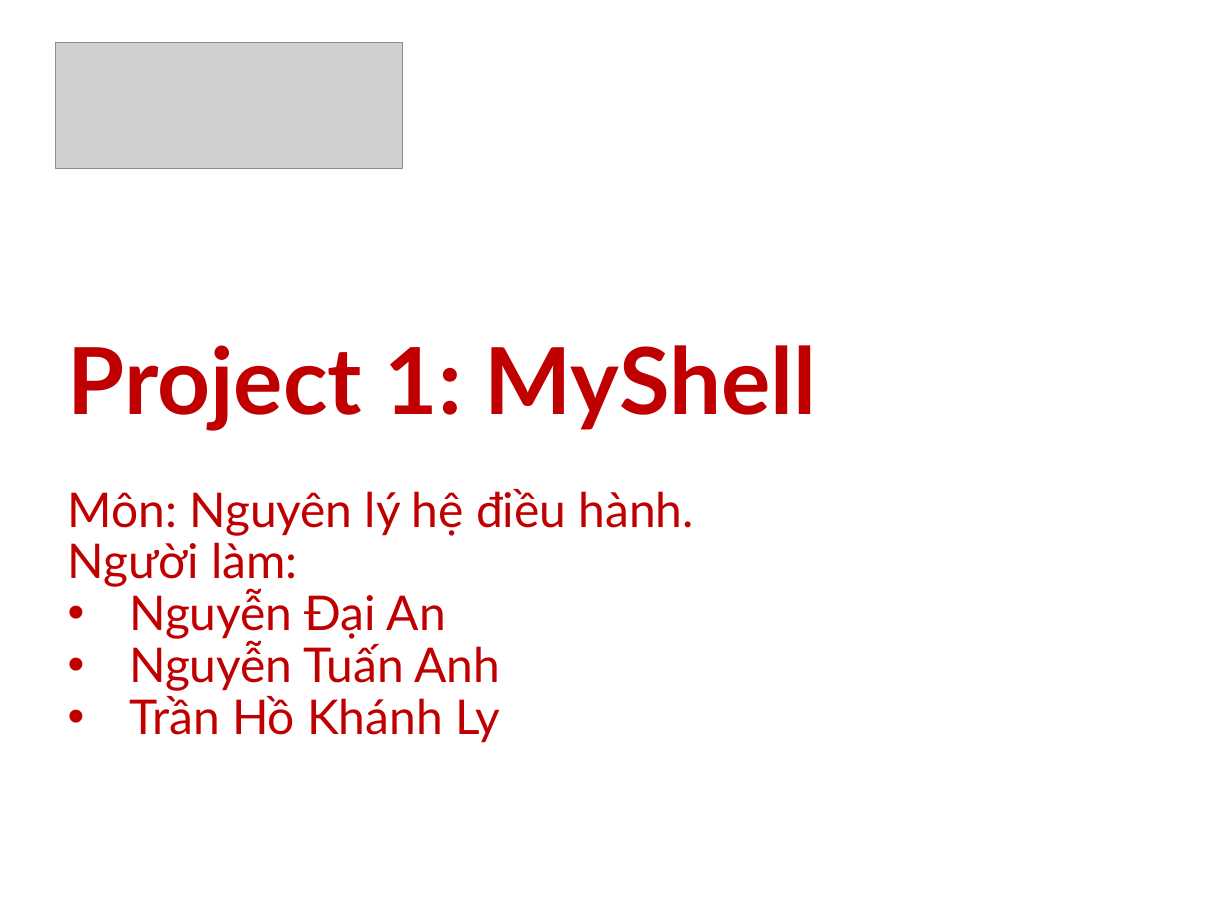
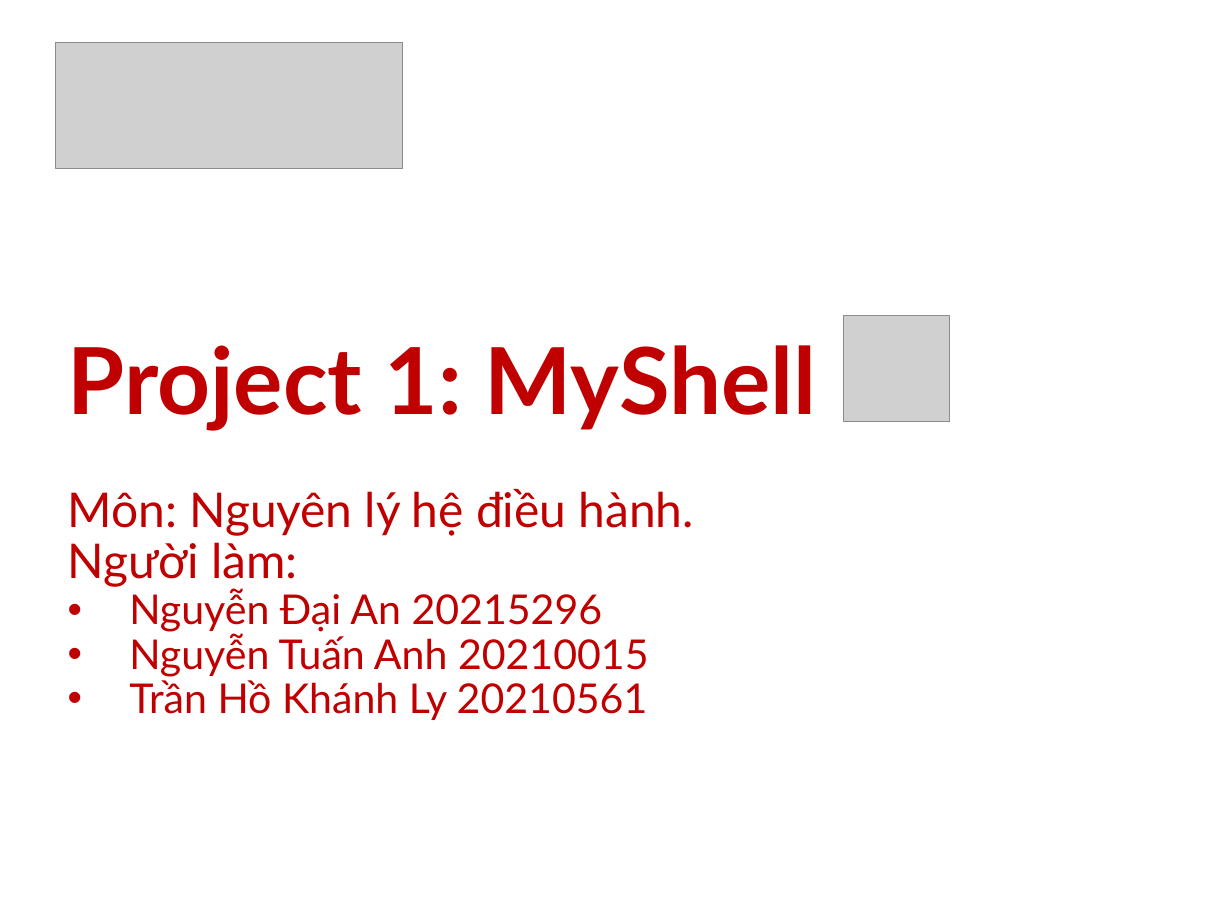
Before and after one commit to Darejkal/NotAShell, a slide deck: slide 1 of slide/HDH.pptx (slide 3 before the commit). Drawn at 1232x924 pixels with LibreOffice and Linux fonts; fonts in the diff are those of the drawing; grey boxes stand for pictures; background and template pictures are left out. Boxes give left, top, right and bottom in pixels: in the first picture for what was removed or moved away, otherwise in the second. Text is boxed around its words. In the diff, an @@ line names an element or a change of style, - is before the commit and + after.

```diff
--- a/slide/HDH.pptx
+++ b/slide/HDH.pptx
@@ picture added at box(843, 315, 949, 421) @@
@@ text at box(129, 588, 649, 720): text changed; size 28 to 24 pt @@
-• Nguyễn Đại An
-• Nguyễn Tuấn Anh
-• Trần Hồ Khánh Ly
+• Nguyễn Đại An 20215296
+• Nguyễn Tuấn Anh 20210015
+• Trần Hồ Khánh Ly 20210561
```
Also in this commit, not shown: 8 other slides changed, 12 slides added, 3 slides removed, 22 other files.
